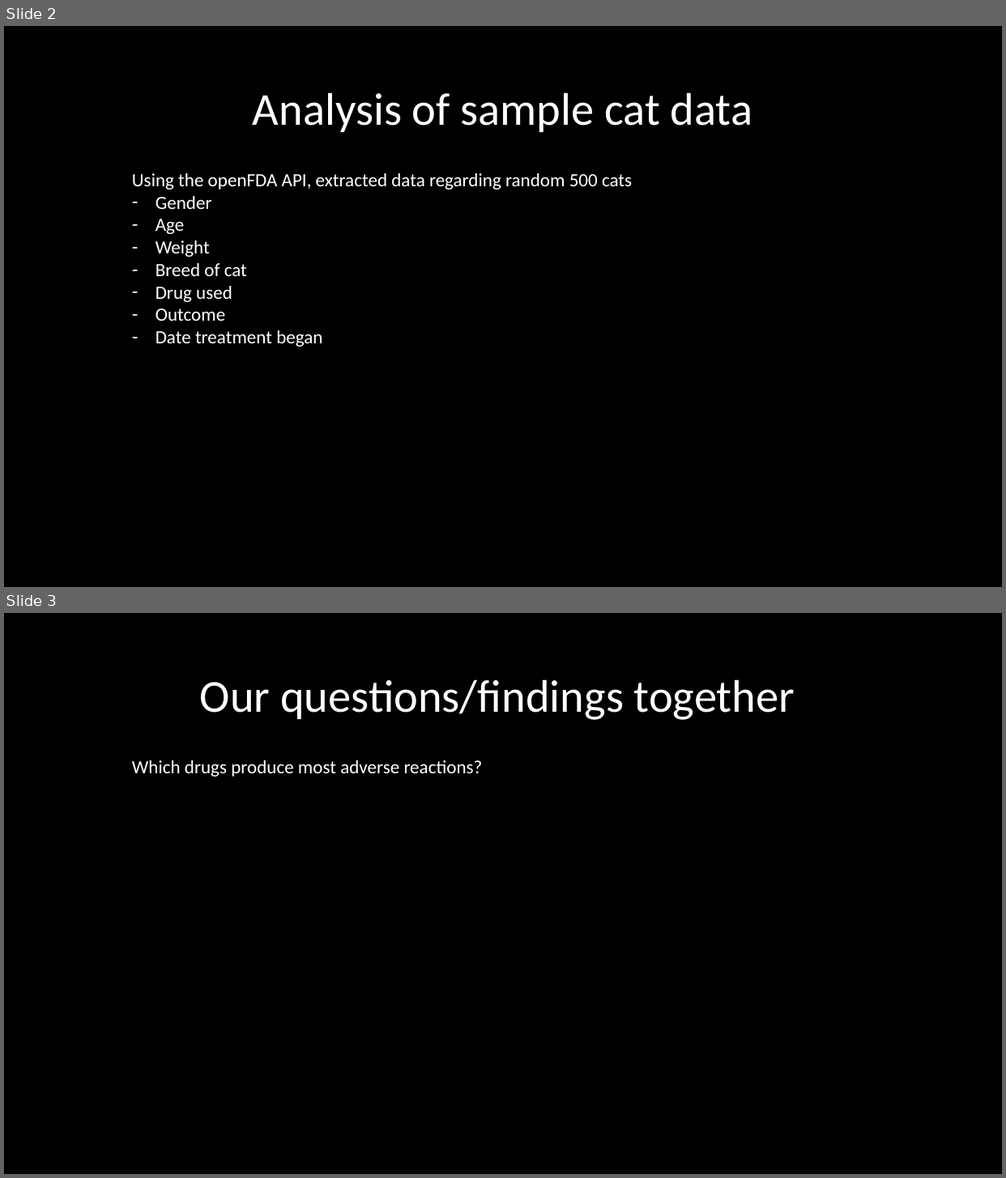
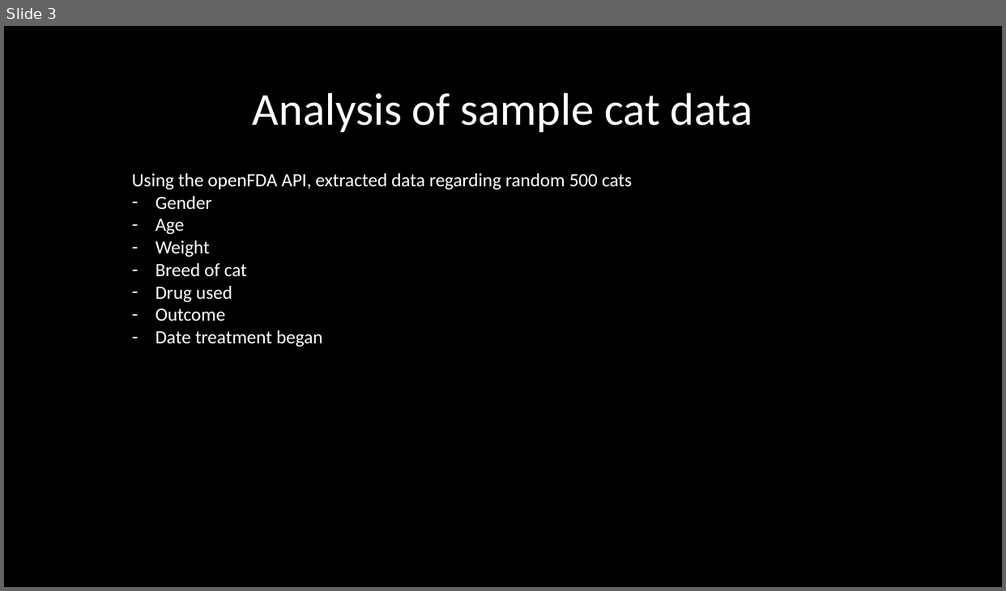
Before and after one commit to lilla-b/EDA, a slide deck: US_Food_Drug_Admin.pptx. Shown one above the other, each under a label of ours: slides 2 and 3 before the commit, slide 3 after it. The pictures are 1006x1178 and 1006x591 pixels, drawn with LibreOffice and Linux fonts; fonts in the diff are those of the drawing. Boxes give left, top, right and bottom in pixels: in the first picture for what was removed or moved away, otherwise in the second. Text is boxed around its words. In the diff, an @@ line names an element or a change of style, - is before the commit and + after.

```diff
--- a/US_Food_Drug_Admin.pptx
+++ b/US_Food_Drug_Admin.pptx
@@ slide 3 removed at (4,613,1002,1174), background #000000 @@
@@ title removed at (200,679,795,720) @@
-Our questions/findings together
@@ text removed at (132,760,483,777) @@
-Which drugs produce most adverse reactions?
@@ what was slide 2 is now slide 3 @@
```
Also in this commit, not shown: 6 slides added, 3 other slides removed.
